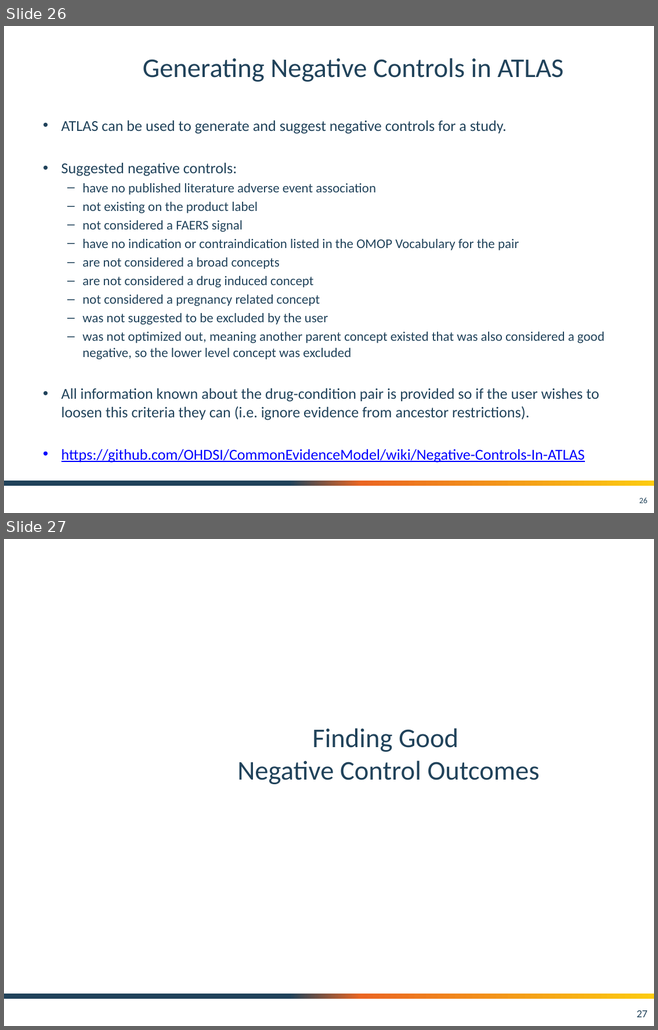
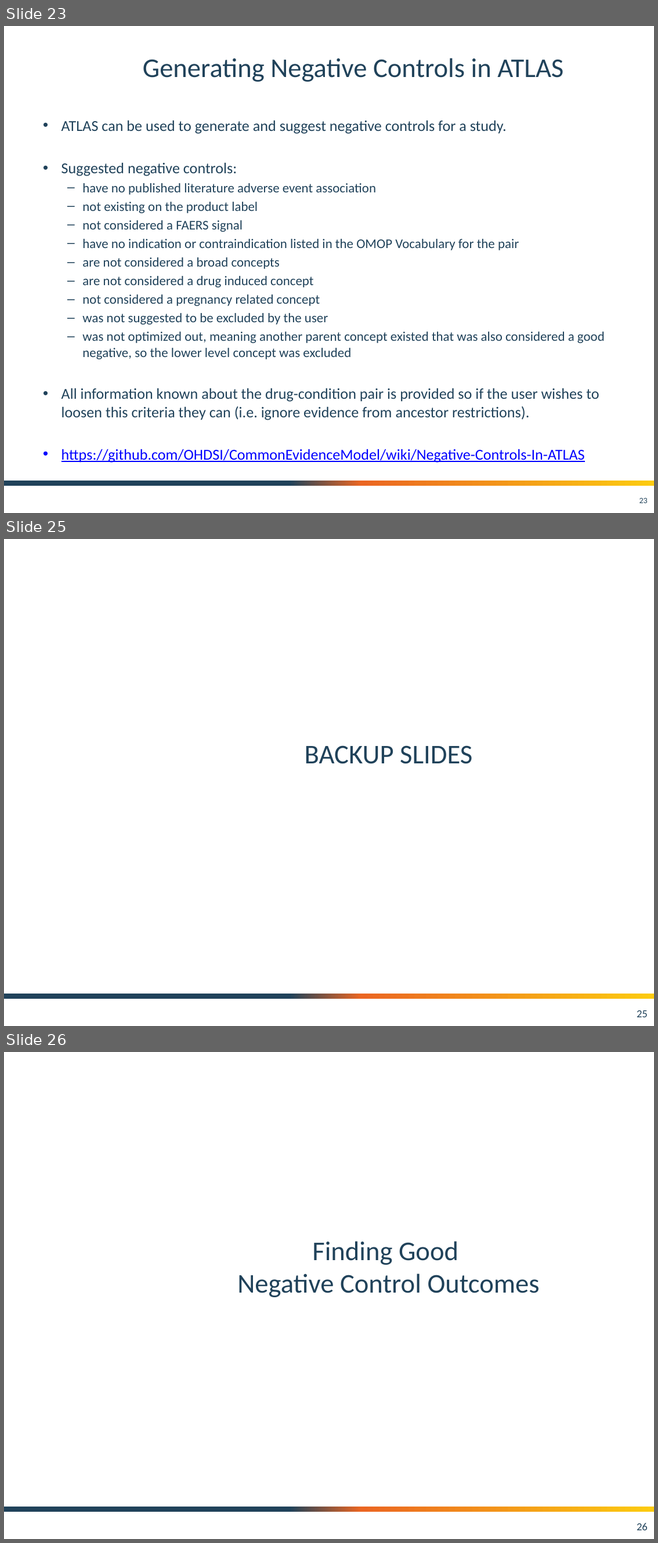
Before and after one commit to OHDSI/CommonEvidenceModel, a slide deck: documentation/CEM_OVERVIEW_V2.pptx. Shown one above the other, each under a label of ours: slides 26 and 27 before the commit, slides 23, 25 and 26 after it; the slides between them are not shown. The pictures are 658x1030 and 658x1543 pixels, drawn with LibreOffice and Linux fonts; fonts in the diff are those of the drawing; background and template pictures are left out. Boxes give left, top, right and bottom in pixels: in the first picture for what was removed or moved away, otherwise in the second. Text is boxed around its words. In the diff, an @@ line names an element or a change of style, - is before the commit and + after.

```diff
--- a/documentation/CEM_OVERVIEW_V2.pptx
+++ b/documentation/CEM_OVERVIEW_V2.pptx
@@ slide 25 added at [4,539,654,1026], background #FFFFFF; not listed: 1 template element that a slide beside it also shows @@
@@ title added at [304,745,472,764], 30 pt, text #20425A @@
+BACKUP SLIDES
@@ page number added at [636,1011,647,1017], 12 pt, text #20425A @@
+25
@@ what was slide 26 is now slide 23 @@
@@ page number at [639,498,647,503]: text changed @@
-26
+23
@@ what was slide 27 is now slide 26 @@
@@ page number at [636,1523,647,1530]: text changed @@
-27
+26
```
Also in this commit, not shown: 4 slides changed, 1 slide removed, 1 other file.
